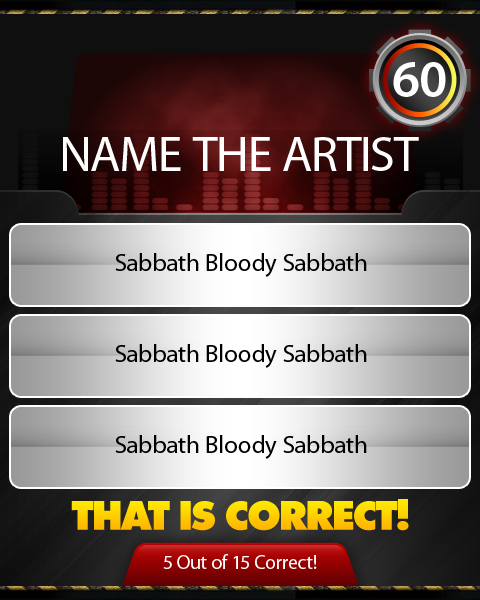
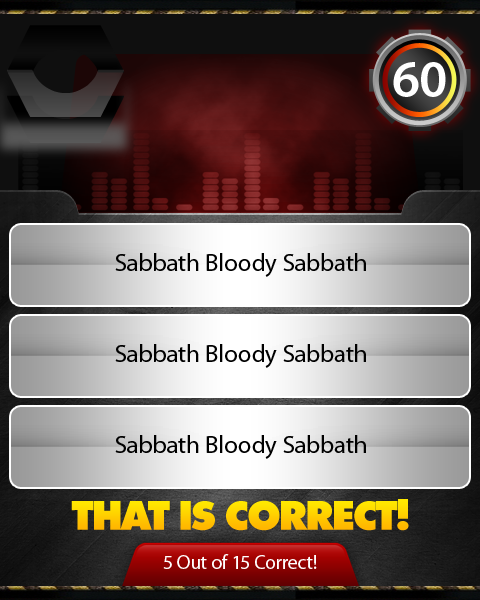
Layer changes from the first (480, 600) image to the second:
painted on "THAT IS CORRECT!" over (120, 501, 376, 531)
painted on "Sabbath Bloody Sabbath copy 2" over (139, 435, 367, 453)
painted on "Sabbath Bloody Sabbath copy" over (139, 344, 367, 362)
painted on "Sabbath Bloody Sabbath" over (139, 253, 367, 271)
painted on "5 Out of 15 Correct!" over (191, 559, 296, 569)
showed "Layer 12" over (0, 190, 480, 586)
hid "NAME THE ARTIST", painted on it over (63, 137, 419, 171)
added group "Group 5" with 2 layers in group "Group 1" over (0, 25, 138, 161)
added layer "Gradient Fill 2" in group "Group 5" over (0, 26, 138, 161)
added layer "a" in group "Group 5" over (7, 25, 124, 143)
